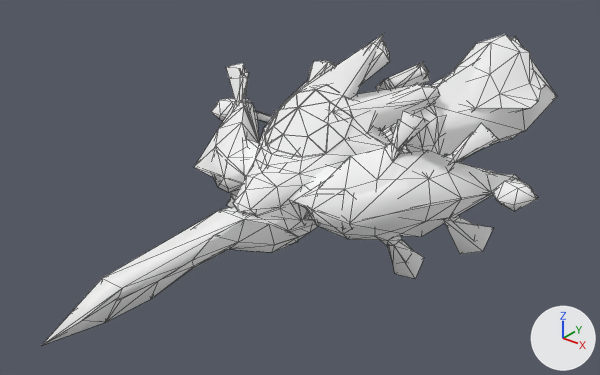
An edit to the glTF model docs/models/weapons/w04/038.glb, drawn before and after from the same camera.
Before and after are seen from a 50 mm lens placed at (1.32, -2.17, 0.82), pointed at (-0.13, -0.36, -0.3). The lights are fixed; the arrows at lower right show +X, +Y and +Z. The picture after the commit comes second. Mesh edges are drawn as thin lines. Vertices at exactly the same position are counted once.

Objects in the first picture: 'Group[0]', 'Group[100]', 'Group[1]', 'Group[2]'.
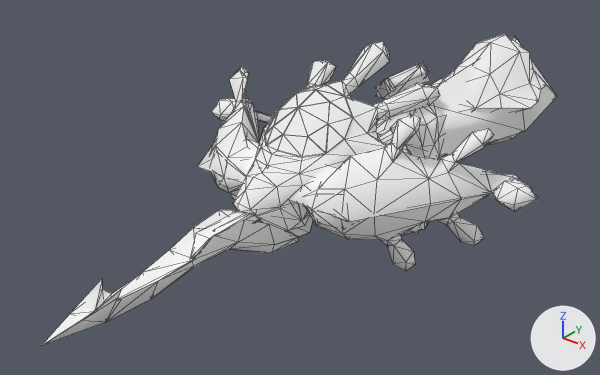
Pixel boxes (x1, y1, x2, y2) of what changed, in the pictures (600 x 375 px):
'Group[1]', reshaped: before (41, 63, 515, 346); after (41, 66, 515, 346)
'Group[2]', reshaped: before (233, 33, 440, 215); after (233, 41, 440, 215)
part 1 of me_group_1, deleted: before (194, 63, 500, 279)
part 2 of me_group_1, deleted: before (41, 207, 318, 346)
part 3 of me_group_2, deleted: before (268, 33, 436, 156)

What the commit changed:
me_group_1 is used by ob_group_1; location (0.0, 0.0, 0.0).
me_group_1 had 259 vertices, 453 faces and spanned x -0.502..0.502, y -1.39..-0.189, z -0.405..0.072.
me_group_1 no longer uses material mat_xfb__e0__m00_hbg038_env00 (white #ffffff).
me_group_1 now has 208 vertices, 396 faces and spans x -0.502..0.502, y -1.39..-0.189, z -0.398..0.063.
me_group_1 part 1: 10 loose pieces with 46 vertices, spanning x -0.486..0.486, y -0.666..-0.189, z -0.405..0.072, are deleted.
Part 2, on me_group_1:
5 vertices are removed from x -0.101..0.101, y -0.8..-0.526, z -0.369..-0.174.
13 faces are deleted.
me_group_2 is used by ob_group_2; location (0.0, 0.0, 0.0).
me_group_2 had 183 vertices, 343 faces and spanned x -0.242..0.242, y -0.776..-0.113, z -0.188..0.155.
me_group_2 no longer uses material mat_xfb__e0__m00_hbg038_env00 (white #ffffff).
me_group_2 now has 167 vertices, 316 faces and spans x -0.242..0.242, y -0.776..-0.113, z -0.188..0.139.
me_group_2 part 3: the loose piece of 16 vertices spanning x -0.238..0.238, y -0.759..-0.118, z -0.188..0.155 is deleted.
